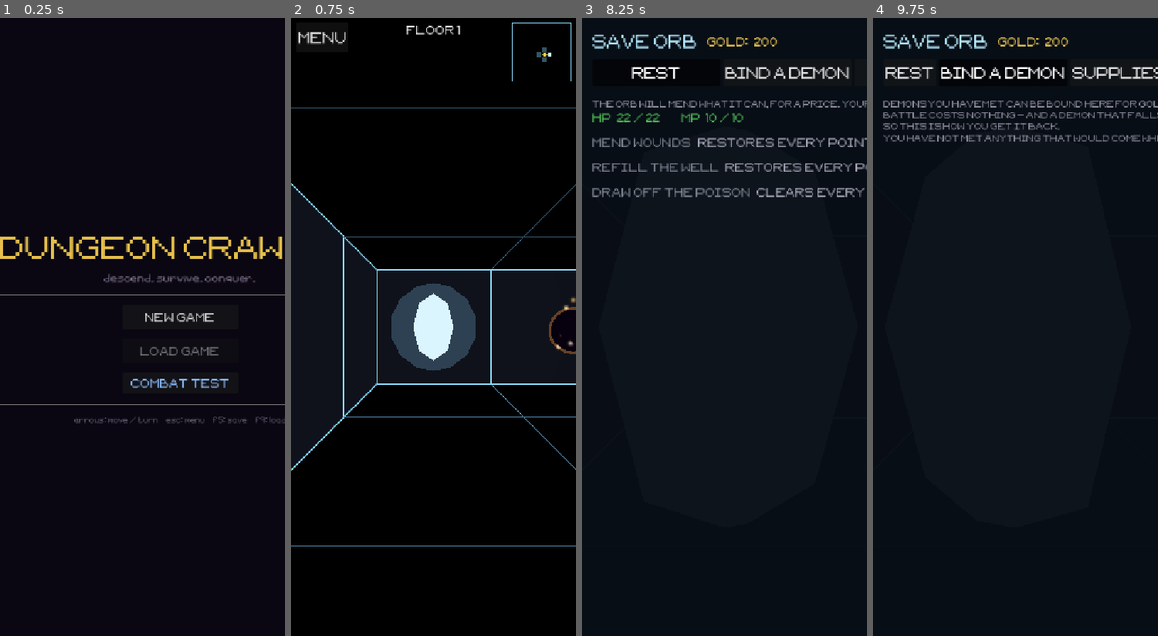
Above: before the commit, frames 1-4 (left to right).
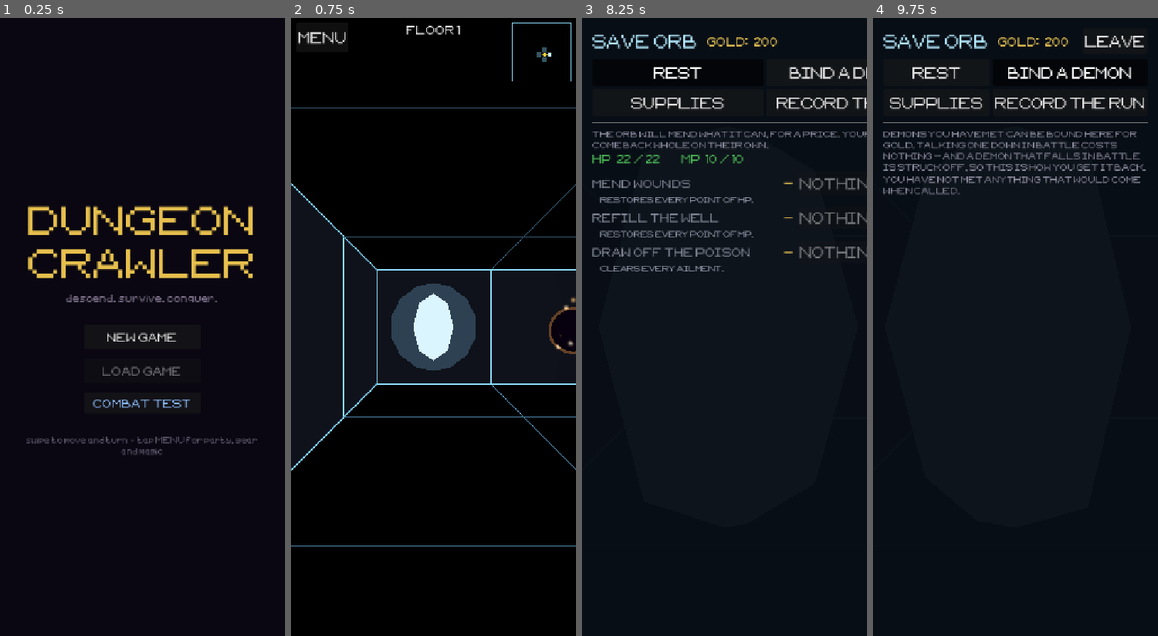
Above: after the commit, the same moments.

Repository: tausiftt5238/four-dragons-deep
Game: Godot game, scene res://scenes/title.tscn
Two runs of this game, one before a commit and one after it. Both use one fixed random seed, a clock stepped at 60 frames per second and the inputs below.
Inputs (mouse positions are in pixels of both pictures, inside the frame that each line leads up to):
- Up to frame 1 (0.25 s): no input
- Up to frame 2 (0.75 s): click "NEW GAME" at 0.5 s
- Up to frame 3 (8.25 s): click "MENU" at 1.25 s; click "STATS" at 2 s; click "PARTY" at 2.75 s; click "ITEMS" at 3.5 s; click "CARRIED" at 4.25 s; click "MAGIC" at 5 s; click "BESTIARY" at 5.75 s; click "LOAD [F9]" at 6.5 s; click "CANCEL" at 7.25 s; tap Enter at 8 s; move the mouse to (710, 450) at 8.02 s; hold Up from 8.03 s (still down); tap Q at 8.1 s; click (710, 450) at 8.17 s
- Up to frame 4 (9.75 s): release Up at 8.75 s; click "REST" at 8.75 s; click "BIND A DEMON" at 9.5 s

The runs differ from the first frame. In frame 1, 7.1% of the frame differs, in the area x 0-100%, y 30-71%; in frame 2, nothing differs; in frame 3, 7.5%, in the area x 3-100%, y 7-41%; in frame 4, 6.0%.

Commit message:
fit the title and the orb to a phone, and sweep the rest
The two screens the survey said were genuinely broken upright.

The title was fifteen characters at 42pt across a 540px screen, so it ran off
both edges. It is one word per line at 54pt now, which is bigger rather than
smaller — the title is the only place in the game with room for a big word,
and shrinking type to fit would have wasted it. Its hint line named arrow
keys, escape, F5 and F9, which are a lie on a phone; it describes swiping now.

The orb's four word-named tabs and its Leave button were wider than the
screen in one line, and every list row was five fixed columns totalling about
570px — the thing that got cut off was always the price. Tabs are two by two,
and rest, bind and buy now share one row shape: name, price and button on
top, whatever explains the choice wrapped underneath. Three near-identical
row builders collapse into one.

Then measured every remaining screen rather than assuming: level up 278,
save slots 289, game over 324, combat result 174, the talk submenu 321 — all
inside 540, nothing else to fix. The negotiation screens were already covered
because they are built from the battle menu's six slots.

Co-Authored-By: Claude Opus 5 <noreply@anthropic.com>

Diff:
--- a/scripts/ui/orb_ui.gd
+++ b/scripts/ui/orb_ui.gd
@@ -56,13 +56,17 @@
 	head.add_child(_gold_lbl)
 
 	var close_btn: Button = Button.new()
-	close_btn.text = "Leave [ESC]"
-	close_btn.custom_minimum_size = Vector2(150, 32)
+	close_btn.text = "Leave"
+	close_btn.custom_minimum_size = Vector2(88, 32)
 	close_btn.pressed.connect(func() -> void: closed.emit())
 	head.add_child(close_btn)
 
-	var tabs: HBoxContainer = HBoxContainer.new()
-	tabs.add_theme_constant_override("separation", 6)
+	# Four tabs named in words are wider than the screen in one line, so they
+	# sit two by two.
+	var tabs: GridContainer = GridContainer.new()
+	tabs.columns = 2
+	tabs.add_theme_constant_override("h_separation", 6)
+	tabs.add_theme_constant_override("v_separation", 6)
 	col.add_child(tabs)
 	for pair: Array in [["rest", "Rest"], ["bind", "Bind a demon"],
 			["buy", "Supplies"], ["save", "Record the run"]]:
@@ -174,45 +178,67 @@
 				_set_status("Whatever was in you is gone.")))
 
 
-func _rest_row(title: String, desc: String, price: int, nothing_to_do: bool,
-		apply: Callable) -> HBoxContainer:
-	var row: HBoxContainer = HBoxContainer.new()
-	row.add_theme_constant_override("separation", 10)
+# ── Row shape ─────────────────────────────────────────────────────────────────
+#
+# Name, price and the button on top; whatever explains the choice underneath,
+# wrapped. Five columns of fixed width was about 570px of a 540px screen, and
+# the thing that got cut off was always the price.
+func _offer_row(title: String, title_color: Color, detail: String,
+		price_text: String, price_color: Color,
+		btn_text: String, disabled: bool, on_press: Callable) -> VBoxContainer:
+	var col: VBoxContainer = VBoxContainer.new()
+	col.add_theme_constant_override("separation", 1)
+
+	var head: HBoxContainer = HBoxContainer.new()
+	head.add_theme_constant_override("separation", 8)
+	col.add_child(head)
 
 	var name_lbl: Label = Label.new()
 	name_lbl.text = title
-	name_lbl.custom_minimum_size = Vector2(190, 0)
-	name_lbl.add_theme_color_override("font_color",
-		Color(0.50, 0.52, 0.58) if nothing_to_do else Color(0.85, 0.85, 0.92))
-	row.add_child(name_lbl)
-
-	var desc_lbl: Label = Label.new()
-	desc_lbl.text = desc
-	desc_lbl.size_flags_horizontal = Control.SIZE_EXPAND_FILL
-	desc_lbl.add_theme_color_override("font_color", Color(0.66, 0.66, 0.74))
-	row.add_child(desc_lbl)
+	name_lbl.size_flags_horizontal = Control.SIZE_EXPAND_FILL
+	name_lbl.add_theme_color_override("font_color", title_color)
+	head.add_child(name_lbl)
 
 	var price_lbl: Label = Label.new()
-	price_lbl.text = "—" if nothing_to_do else "%d g" % price
-	price_lbl.custom_minimum_size = Vector2(80, 0)
-	price_lbl.add_theme_color_override("font_color", Color(1.0, 0.85, 0.35))
-	row.add_child(price_lbl)
+	price_lbl.text = price_text
+	price_lbl.horizontal_alignment = HORIZONTAL_ALIGNMENT_RIGHT
+	price_lbl.custom_minimum_size = Vector2(72, 0)
+	price_lbl.add_theme_color_override("font_color", price_color)
+	head.add_child(price_lbl)
 
 	var btn: Button = Button.new()
-	btn.custom_minimum_size = Vector2(96, 28)
-	btn.text = "Nothing to do" if nothing_to_do else "Pay"
-	btn.disabled = nothing_to_do or player.gold < price
-	if not nothing_to_do:
-		btn.pressed.connect(func() -> void:
-			if player.gold < price:
-				_set_status("Not enough gold.")
-			else:
-				player.gold -= price
-				apply.call()
-			_refresh()
-		)
-	row.add_child(btn)
-	return row
+	btn.text = btn_text
+	btn.custom_minimum_size = Vector2(92, 28)
+	btn.disabled = disabled
+	if not disabled:
+		btn.pressed.connect(on_press)
+	head.add_child(btn)
+
+	var detail_lbl: Label = Label.new()
+	detail_lbl.text = "     " + detail
+	detail_lbl.autowrap_mode = TextServer.AUTOWRAP_WORD_SMART
+	detail_lbl.add_theme_font_size_override("font_size", 11)
+	detail_lbl.add_theme_color_override("font_color", Color(0.60, 0.62, 0.70))
+	col.add_child(detail_lbl)
+	return col
+
+
+func _rest_row(title: String, desc: String, price: int, nothing_to_do: bool,
+		apply: Callable) -> VBoxContainer:
+	return _offer_row(title,
+			Color(0.50, 0.52, 0.58) if nothing_to_do else Color(0.85, 0.85, 0.92),
+			desc,
+			"\u2014" if nothing_to_do else "%d g" % price,
+			Color(1.0, 0.85, 0.35),
+			"Nothing to do" if nothing_to_do else "Pay",
+			nothing_to_do or player.gold < price,
+			func() -> void:
+				if player.gold < price:
+					_set_status("Not enough gold.")
+				else:
+					player.gold -= price
+					apply.call()
+				_refresh())
 
 
 # ── Binding ───────────────────────────────────────────────────────────────────
@@ -241,57 +267,26 @@
 		_content.add_child(_note("You have not met anything that would come when called."))
 
 
-func _bind_row(enemy_name: String, demon: Enemy) -> HBoxContainer:
-	var row: HBoxContainer = HBoxContainer.new()
-	row.add_theme_constant_override("separation", 10)
-
+func _bind_row(enemy_name: String, demon: Enemy) -> VBoxContainer:
 	var owned: bool = enemy_name in player.recruited
 	var price: int = bind_price(demon)
-
-	var name_lbl: Label = Label.new()
-	name_lbl.text = "%s   LV %d" % [enemy_name, demon.lv]
-	name_lbl.custom_minimum_size = Vector2(190, 0)
-	name_lbl.add_theme_color_override("font_color",
-		Color(0.62, 0.92, 0.74) if owned else Color(0.85, 0.85, 0.92))
-	row.add_child(name_lbl)
-
-	var stat_lbl: Label = Label.new()
-	stat_lbl.text = "HP %d   MP %d" % [demon.max_hp, demon.max_mp]
-	stat_lbl.custom_minimum_size = Vector2(140, 0)
-	stat_lbl.add_theme_color_override("font_color", Color(0.62, 0.72, 0.68))
-	row.add_child(stat_lbl)
-
-	var elem_lbl: Label = Label.new()
-	elem_lbl.text = Affinity.element_name(demon.attack_element) if demon.attack_element != "" \
-			else "no element"
-	elem_lbl.custom_minimum_size = Vector2(110, 0)
-	elem_lbl.add_theme_color_override("font_color",
-		Color(1.0, 0.72, 0.35) if demon.attack_element != "" else Color(0.45, 0.45, 0.50))
-	row.add_child(elem_lbl)
-
-	var price_lbl: Label = Label.new()
-	price_lbl.text = "bound" if owned else "%d g" % price
-	price_lbl.size_flags_horizontal = Control.SIZE_EXPAND_FILL
-	price_lbl.add_theme_color_override("font_color",
-		Color(0.55, 0.75, 0.60) if owned else Color(1.0, 0.85, 0.35))
-	row.add_child(price_lbl)
-
-	var btn: Button = Button.new()
-	btn.custom_minimum_size = Vector2(96, 28)
-	btn.text = "Bound" if owned else "Bind"
-	btn.disabled = owned or player.gold < price
-	if not owned:
-		btn.pressed.connect(func() -> void:
-			if player.gold < price:
-				_set_status("Not enough gold.")
-			else:
-				player.gold -= price
-				player.remember_recruit(enemy_name)
-				_set_status("%s answers to you now." % enemy_name)
-			_refresh()
-		)
-	row.add_child(btn)
-	return row
+	var element: String = Affinity.element_name(demon.attack_element) \
+			if demon.attack_element != "" else "no element"
+	return _offer_row("%s   LV %d" % [enemy_name, demon.lv],
+			Color(0.62, 0.92, 0.74) if owned else Color(0.85, 0.85, 0.92),
+			"HP %d   MP %d   %s" % [demon.max_hp, demon.max_mp, element],
+			"bound" if owned else "%d g" % price,
+			Color(0.55, 0.75, 0.60) if owned else Color(1.0, 0.85, 0.35),
+			"Bound" if owned else "Bind",
+			owned or player.gold < price,
+			func() -> void:
+				if player.gold < price:
+					_set_status("Not enough gold.")
+				else:
+					player.gold -= price
+					player.remember_recruit(enemy_name)
+					_set_status("%s answers to you now." % enemy_name)
+				_refresh())
 
 
 # ── Supplies ──────────────────────────────────────────────────────────────────
@@ -326,43 +321,20 @@
 		_content.add_child(_buy_row(item))
 
 
-func _buy_row(item: Dictionary) -> HBoxContainer:
-	var row: HBoxContainer = HBoxContainer.new()
-	row.add_theme_constant_override("separation", 10)
+func _buy_row(item: Dictionary) -> VBoxContainer:
 	var price: int = item_price(item)
-
-	var name_lbl: Label = Label.new()
-	name_lbl.text = item["name"]
-	name_lbl.custom_minimum_size = Vector2(190, 0)
-	row.add_child(name_lbl)
-
-	var desc_lbl: Label = Label.new()
-	desc_lbl.text = item.get("desc", "")
-	desc_lbl.size_flags_horizontal = Control.SIZE_EXPAND_FILL
-	desc_lbl.add_theme_color_override("font_color", Color(0.66, 0.66, 0.74))
-	row.add_child(desc_lbl)
-
-	var price_lbl: Label = Label.new()
-	price_lbl.text = "%d g" % price
-	price_lbl.custom_minimum_size = Vector2(80, 0)
-	price_lbl.add_theme_color_override("font_color", Color(1.0, 0.85, 0.35))
-	row.add_child(price_lbl)
-
-	var btn: Button = Button.new()
-	btn.text = "Buy"
-	btn.custom_minimum_size = Vector2(80, 28)
-	btn.disabled = player.gold < price
-	btn.pressed.connect(func() -> void:
-		if player.gold < price:
-			_set_status("Not enough gold.")
-		else:
-			player.gold -= price
-			player.add_item(item.duplicate(), 1)
-			_set_status("Bought %s." % item["name"])
-		_refresh()
-	)
-	row.add_child(btn)
-	return row
+	return _offer_row(item["name"] as String, Color(0.85, 0.85, 0.92),
+			item.get("desc", "") as String,
+			"%d g" % price, Color(1.0, 0.85, 0.35),
+			"Buy", player.gold < price,
+			func() -> void:
+				if player.gold < price:
+					_set_status("Not enough gold.")
+				else:
+					player.gold -= price
+					player.add_item((item as Dictionary).duplicate(), 1)
+					_set_status("Bought %s." % item["name"])
+				_refresh())
 
 
 # ── Saving ────────────────────────────────────────────────────────────────────
--- a/scripts/ui/title_screen.gd
+++ b/scripts/ui/title_screen.gd
@@ -21,12 +21,16 @@
 	add_child(center)
 
 	var vbox: VBoxContainer = VBoxContainer.new()
-	vbox.custom_minimum_size = Vector2(380, 0)
+	# The screen is 540 wide; leave a margin either side rather than filling it.
+	vbox.custom_minimum_size = Vector2(460, 0)
 	vbox.alignment = BoxContainer.ALIGNMENT_CENTER
 	vbox.add_theme_constant_override("separation", 18)
 	center.add_child(vbox)
 
-	var title: Label = _make_lbl("DUNGEON CRAWLER", 42, Color(0.90, 0.75, 0.30))
+	# One word per line. Fifteen characters at this size is far wider than a
+	# phone held upright, and shrinking the type to fit would waste the only
+	# place in the game with room for a big word.
+	var title: Label = _make_lbl("DUNGEON\nCRAWLER", 54, Color(0.90, 0.75, 0.30))
 	title.horizontal_alignment = HORIZONTAL_ALIGNMENT_CENTER
 	vbox.add_child(title)
 
@@ -58,8 +62,13 @@
 
 	vbox.add_child(HSeparator.new())
 
-	var hint: Label = _make_lbl("arrows: move / turn     esc: menu     f5: save     f9: load", 11, Color(0.35, 0.32, 0.40))
+	# The keyboard hints were desktop-only and are a lie on a phone, which is
+	# what this is now. Swipe is the real control.
+	var hint: Label = _make_lbl(
+			"swipe to move and turn  ·  tap MENU for party, gear and magic",
+			12, Color(0.35, 0.32, 0.40))
 	hint.horizontal_alignment = HORIZONTAL_ALIGNMENT_CENTER
+	hint.autowrap_mode = TextServer.AUTOWRAP_WORD_SMART
 	vbox.add_child(hint)
 
 
